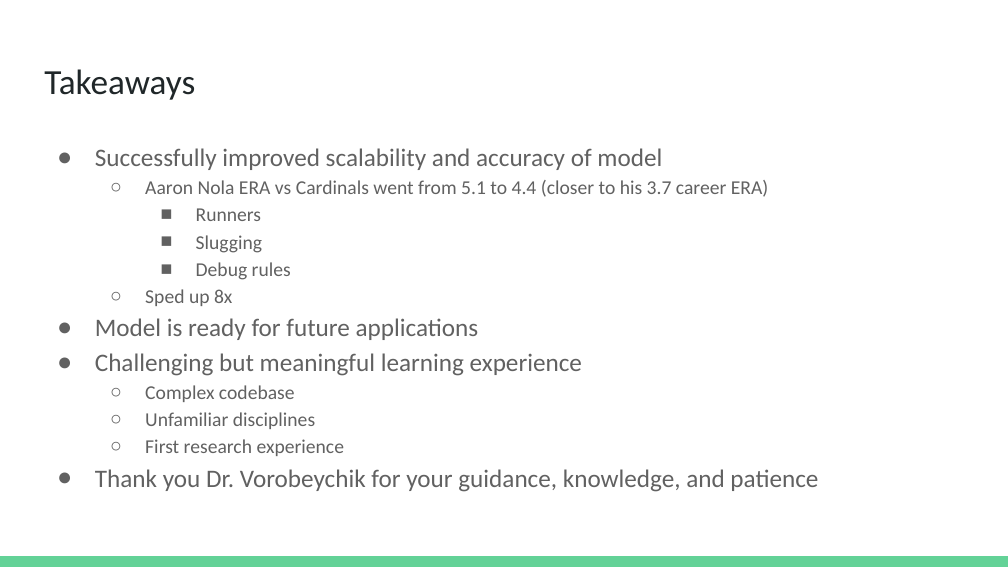
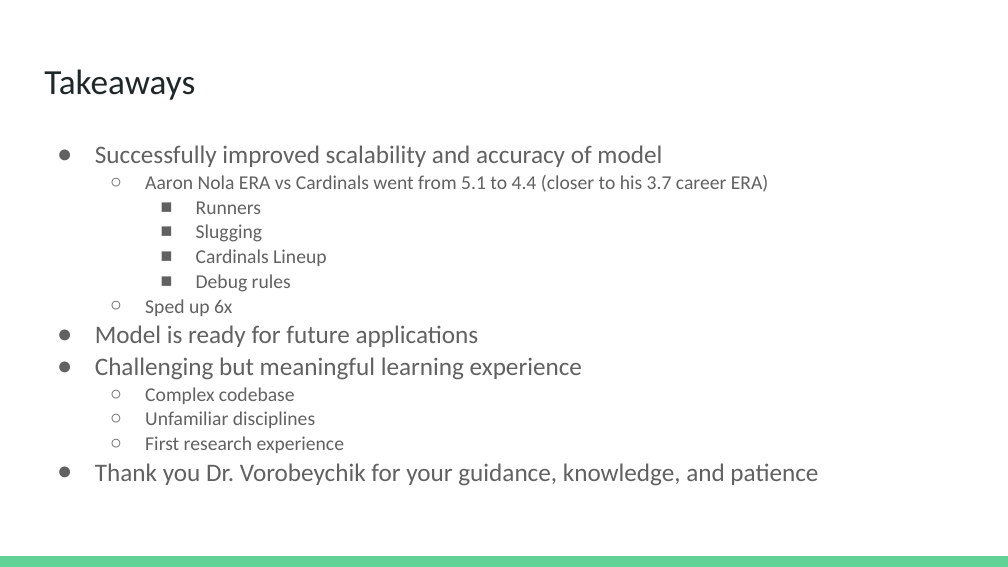
Before and after one commit to Sparmon7/BaseballGameTheory, a slide deck: slide 12 of presentation/Research Presentation.pptx. Drawn at 1008x567 pixels with LibreOffice and Linux fonts; fonts in the diff are those of the drawing. Boxes give left, top, right and bottom in pixels: in the first picture for what was removed or moved away, otherwise in the second. Text is boxed around its words. In the diff, an @@ line names an element or a change of style, - is before the commit and + after.

```diff
--- a/presentation/Research Presentation.pptx
+++ b/presentation/Research Presentation.pptx
@@ text at box(95, 145, 818, 486): line spacing 1.15 to 1.05 @@
@@ text at box(196, 249, 326, 266): paragraph added @@
+    ■ Cardinals Lineup
@@ text at box(145, 299, 232, 316): text changed @@
-  ○ Sped up 8x
+  ○ Sped up 6x
```
Also in this commit, not shown: 3 other slides changed, 1 other file.
